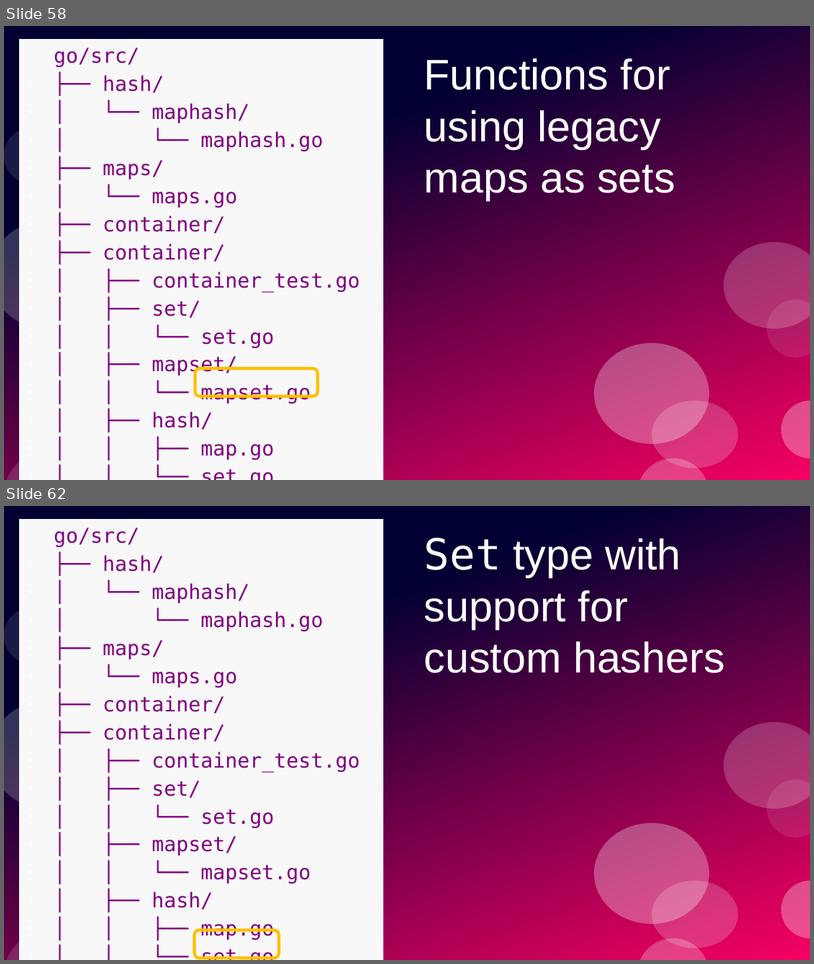
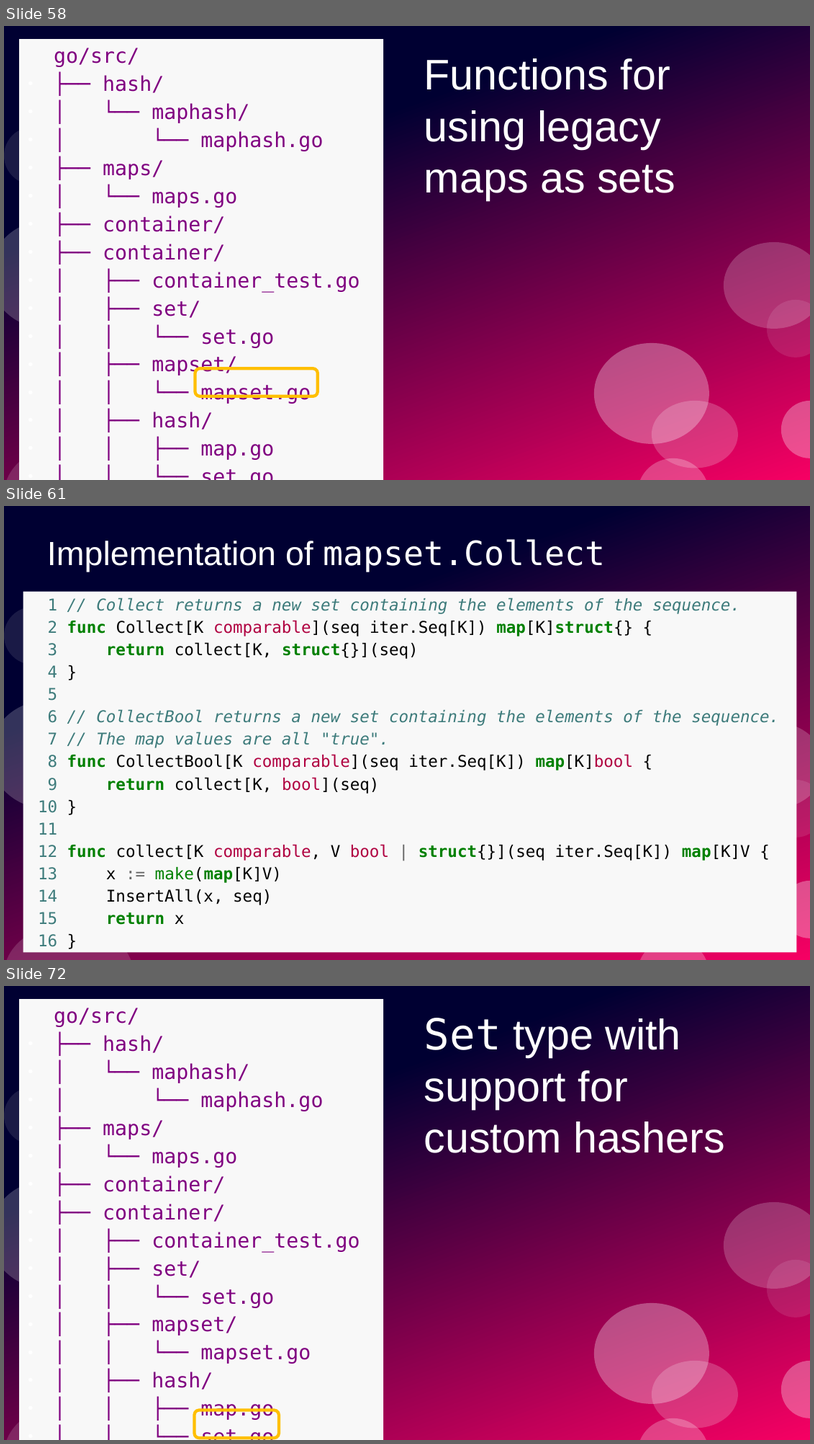
Before and after one commit to ramalho/sets-in-go, a slide deck: sets-in-go.odp. Shown one above the other, each under a label of ours: slides 58 and 62 before the commit, slides 58, 61 and 72 after it; the slides between them are not shown. The pictures are 814x964 and 814x1444 pixels, drawn with LibreOffice and Linux fonts; fonts in the diff are those of the drawing. Boxes give left, top, right and bottom in pixels: in the first picture for what was removed or moved away, otherwise in the second. Text is boxed around its words. In the diff, an @@ line names an element or a change of style, - is before the commit and + after.

```diff
--- a/sets-in-go.odp
+++ b/sets-in-go.odp
@@ slide 61 added at (4, 506, 810, 960), background #FFFFFF; not listed: 8 template elements that a slide beside it also shows @@
@@ title added at (47, 539, 605, 572), 33 pt, text #FFFFFF @@
+Implementation of mapset.Collect
@@ text added at (23, 592, 797, 952), fill #F8F8F8, 16 pt, text #3D7B7B @@
+1 // Collect returns a new set containing the elements of the sequence.
+2 func Collect[K comparable](seq iter.Seq[K]) map[K]struct{} {
+3 return collect[K, struct{}](seq)
+4 }
+5
+6 // CollectBool returns a new set containing the elements of the sequence.
+7 // The map values are all "true".
+8 func CollectBool[K comparable](seq iter.Seq[K]) map[K]bool {
+9 return collect[K, bool](seq)
+10 }
+11
+12 func collect[K comparable, V bool | struct{}](seq iter.Seq[K]) map[K]V {
+13 x := make(map[K]V)
+14 InsertAll(x, seq)
+15 return x
+16 }
@@ ellipse added at (47, 592, 105, 650), fill #FFFFFF at 20% opacity @@
@@ ellipse added at (119, 592, 234, 693), fill #FFFFFF at 30% opacity @@
@@ what was slide 62 is now slide 72 @@
```
Also in this commit, not shown: 3 slides changed, 10 other slides added, 5 other files.
